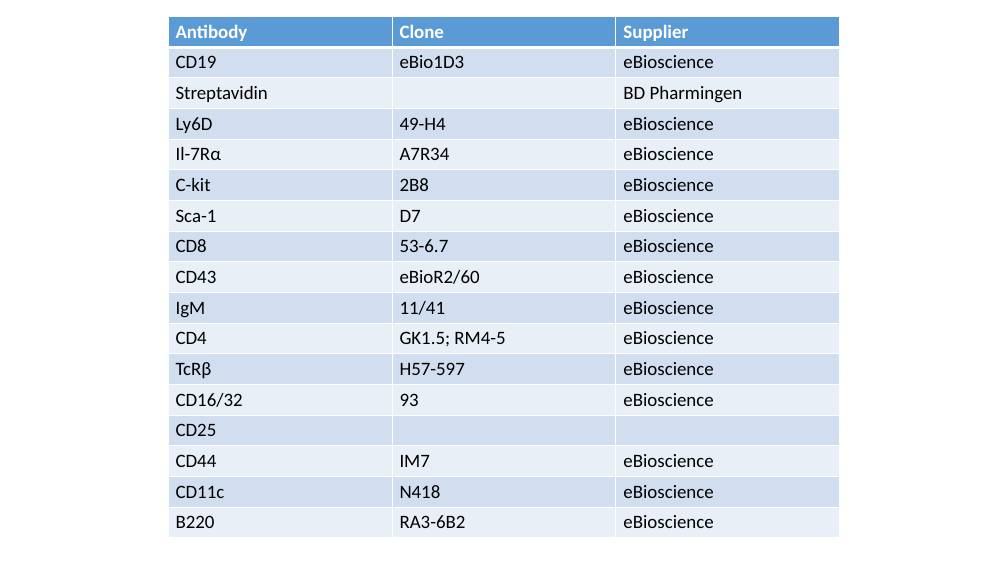
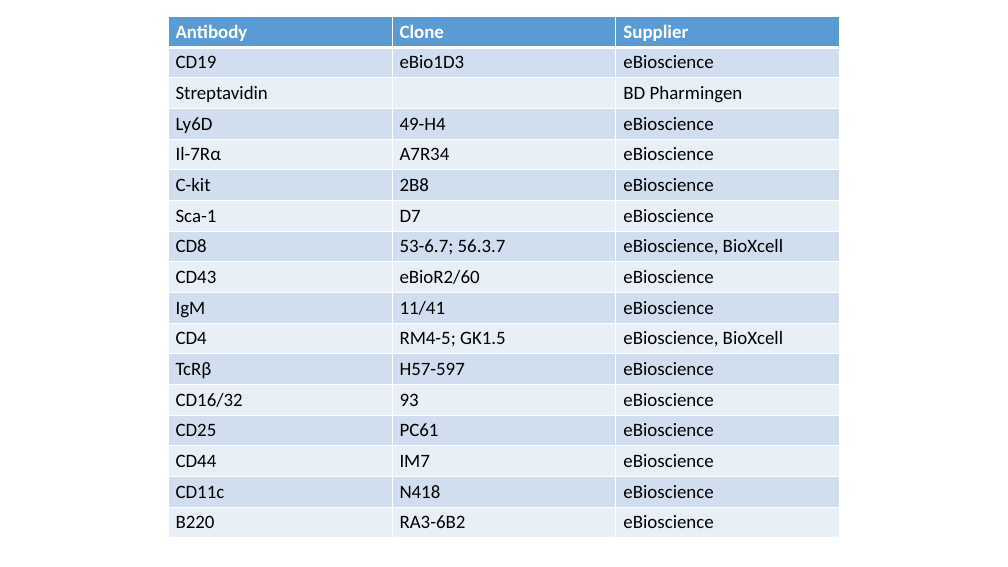
Before and after one commit to helendavies/msc-dissertation, a slide deck: slide 2 of Figures/Powerpoints/Antibody clones.pptx. Drawn at 1008x567 pixels with LibreOffice and Linux fonts; fonts in the diff are those of the drawing. Boxes give left, top, right and bottom in pixels: in the first picture for what was removed or moved away, otherwise in the second. Text is boxed around its words. In the diff, an @@ line names an element or a change of style, - is before the commit and + after.

```diff
--- a/Figures/Powerpoints/Antibody clones.pptx
+++ b/Figures/Powerpoints/Antibody clones.pptx
@@ table at bbox=[168, 17, 839, 538] @@
-row 8, column 2: 53-6.7
+row 8, column 2: 53-6.7; 56.3.7
-row 8, column 3: eBioscience
+row 8, column 3: eBioscience, BioXcell
-row 11, column 2: GK1.5; RM4-5
+row 11, column 2: RM4-5; GK1.5
-row 11, column 3: eBioscience
+row 11, column 3: eBioscience, BioXcell
-row 14, column 2: 
+row 14, column 2: PC61
-row 14, column 3: 
+row 14, column 3: eBioscience
```
Also in this commit, not shown: 1 slide added, 5 other files.
